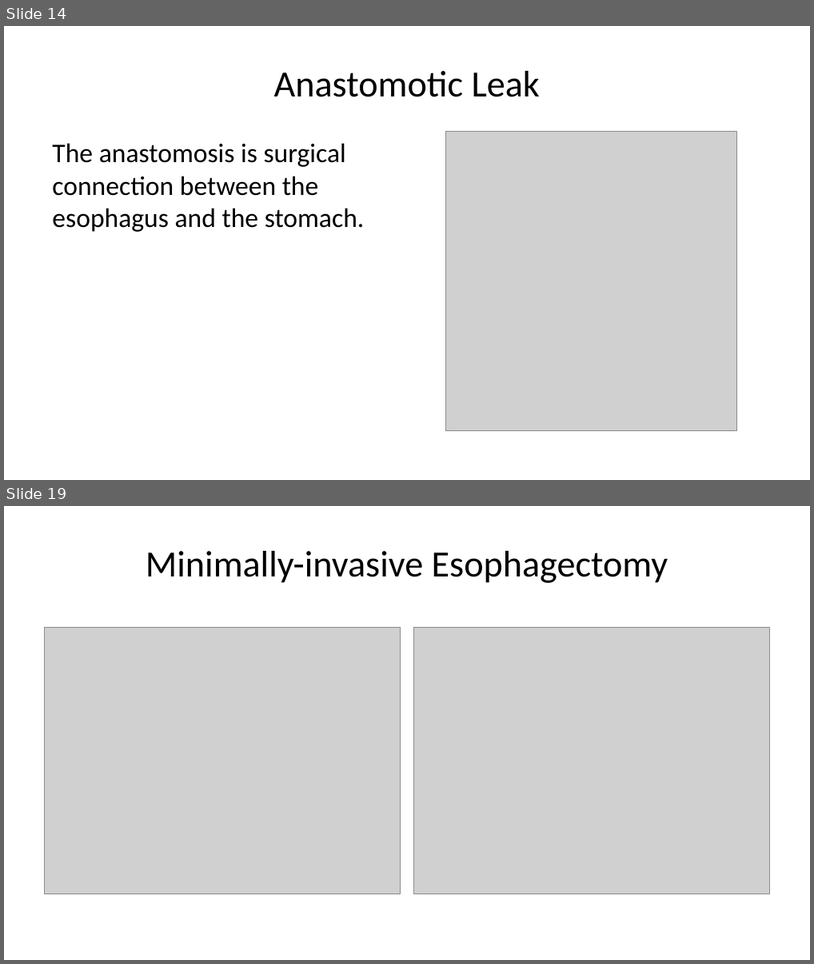
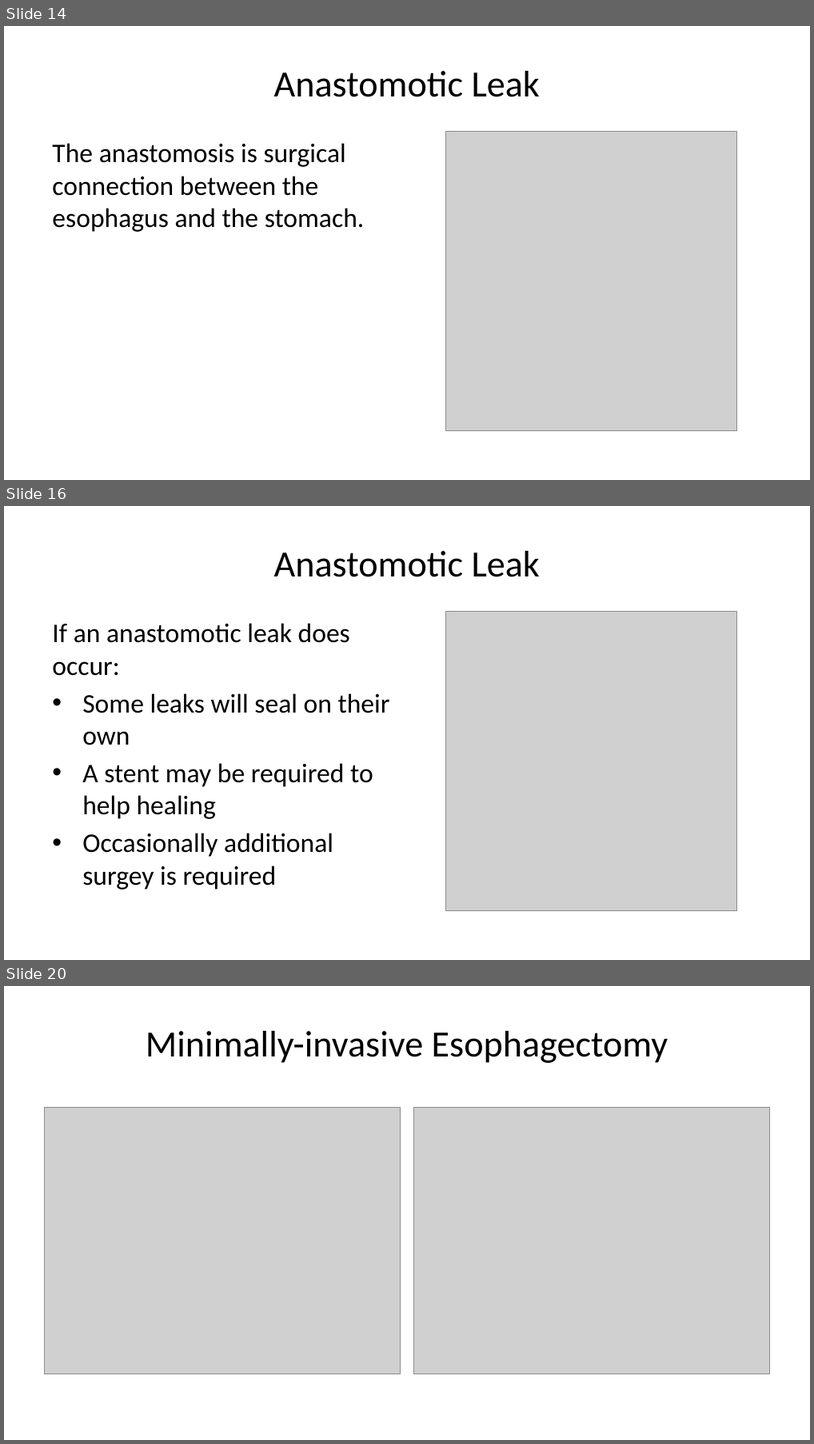
Before and after one commit to jcsalo/patient_education, a slide deck: lci_surgery.pptx. Shown one above the other, each under a label of ours: slides 14 and 19 before the commit, slides 14, 16 and 20 after it; the slides between them are not shown. The pictures are 814x964 and 814x1444 pixels, drawn with LibreOffice and Linux fonts; fonts in the diff are those of the drawing; grey boxes stand for pictures. Boxes give left, top, right and bottom in pixels: in the first picture for what was removed or moved away, otherwise in the second. Text is boxed around its words. In the diff, an @@ line names an element or a change of style, - is before the commit and + after.

```diff
--- a/lci_surgery.pptx
+++ b/lci_surgery.pptx
@@ slide 16 added at (x1=4, y1=506, x2=810, y2=960), background #FFFFFF @@
@@ title added at (x1=274, y1=551, x2=540, y2=577), 33 pt, text #000000 @@
+Anastomotic Leak
@@ text added at (x1=52, y1=623, x2=390, y2=889), 24 pt, text #000000 @@
+If an anastomotic leak does occur:
+• Some leaks will seal on their own
+• A stent may be required to help healing
+• Occasionally additional surgey is required
@@ picture added at (x1=446, y1=612, x2=738, y2=911) @@
@@ what was slide 19 is now slide 20 @@
```
Also in this commit, not shown: 7 slides changed, 2 other slides added, 2 slides removed, 40 other files.
